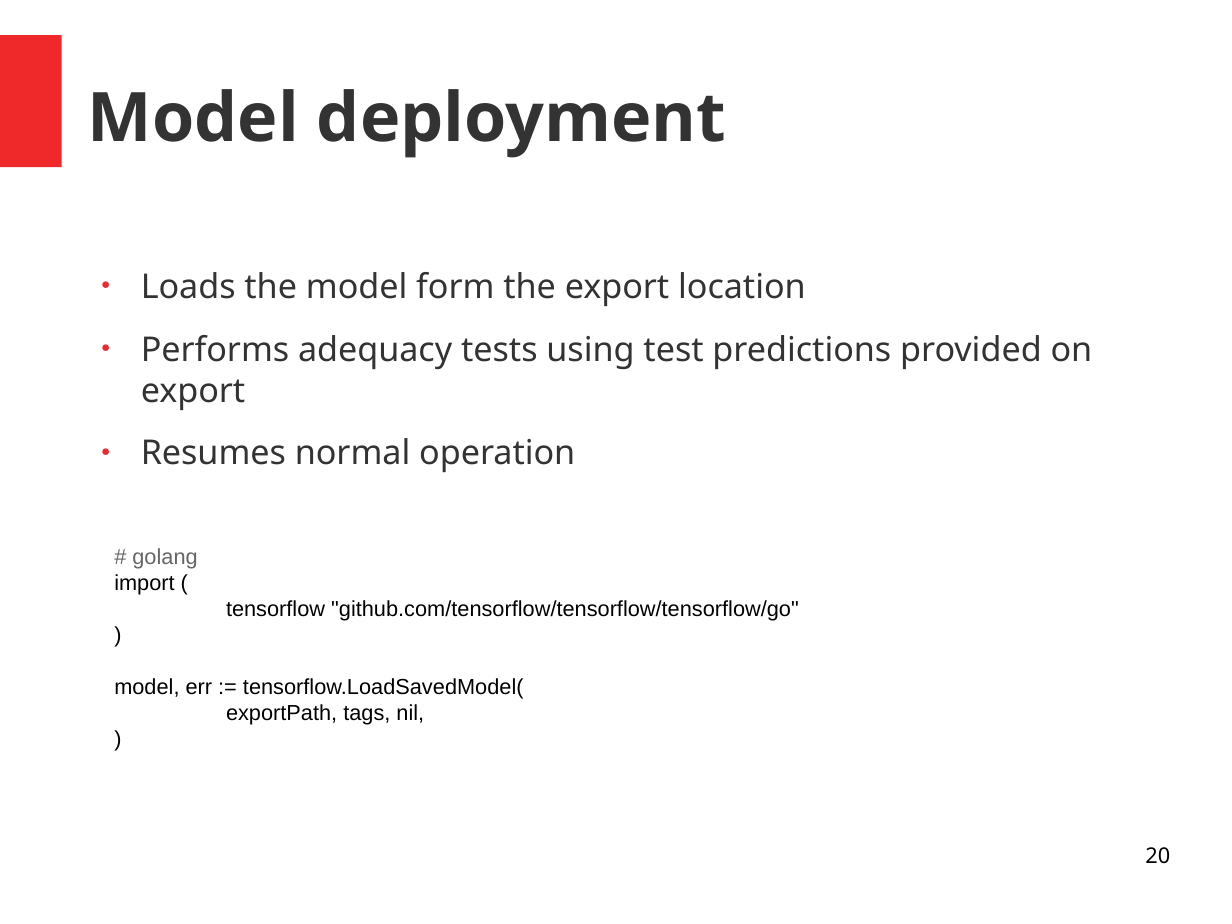
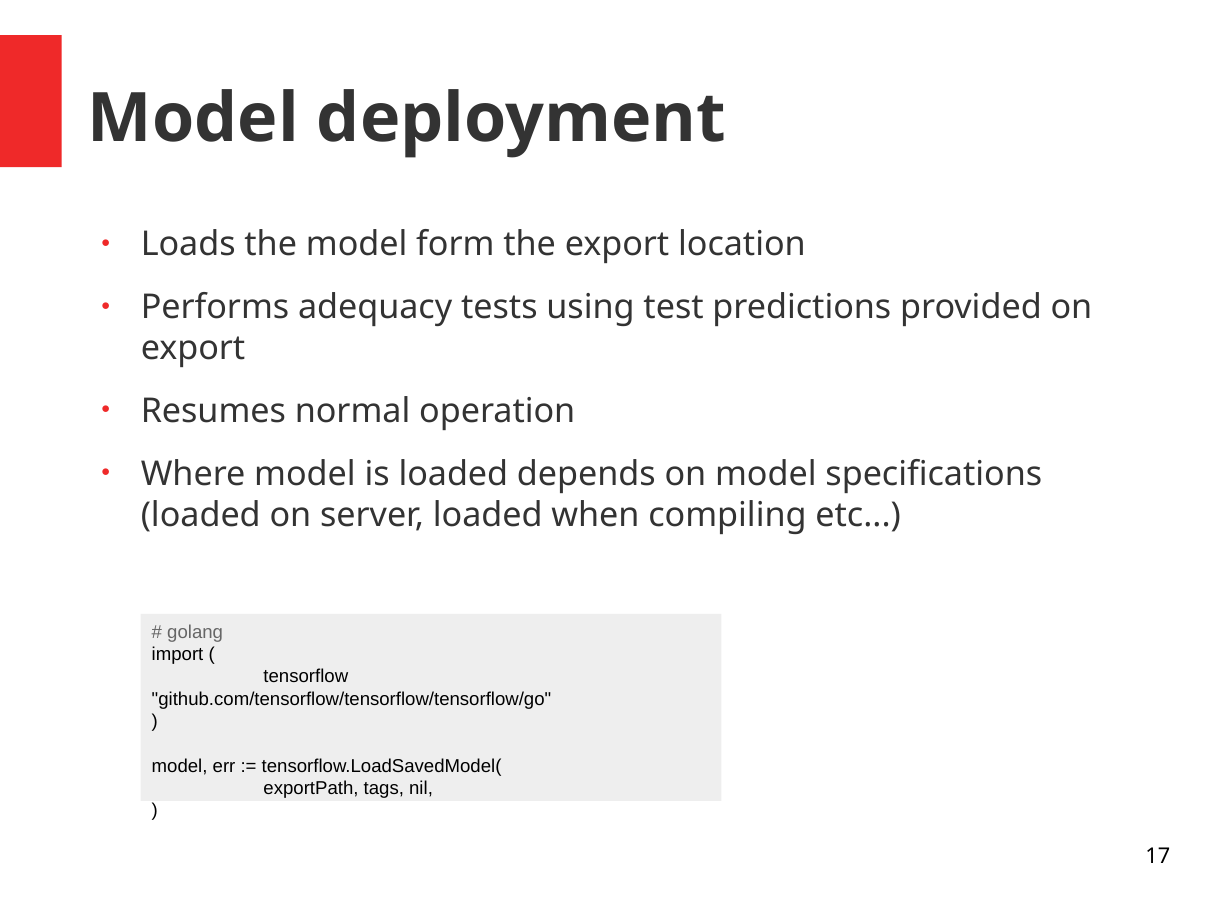
Before and after one commit to andrefsp/models-to-production, a slide deck: slide 17 of models-to-production.odp (slide 20 before the commit). Drawn at 1232x924 pixels with LibreOffice and Linux fonts; fonts in the diff are those of the drawing. Boxes give left, top, right and bottom in pixels: in the first picture for what was removed or moved away, otherwise in the second. Text is boxed around its words. In the diff, an @@ line names an element or a change of style, - is before the commit and + after.

```diff
--- a/models-to-production.odp
+++ b/models-to-production.odp
@@ text "Loads the model form the ...": place and size @@
-text "Loads the model form the ..." at box(141, 272, 1093, 472)
+text "Loads the model form the ..." at box(141, 229, 1093, 534)
@@ text at box(141, 459, 1042, 534): paragraph added @@
+● Where model is loaded depends on model specifications (loaded on server, loaded when compiling etc...)
@@ rectangle "# golang import (": place and size @@
-rectangle "# golang import (" at box(114, 548, 799, 725)
+rectangle "# golang import (" at box(141, 614, 722, 800)
@@ rectangle "# golang import (" at box(141, 614, 722, 800): size 14 to 12 pt; fill none to #EEEEEE @@
@@ page number at box(1145, 847, 1170, 863): text changed @@
-20
+17
```
Also in this commit, not shown: 10 other slides changed, 1 slide added, 5 slides removed.
